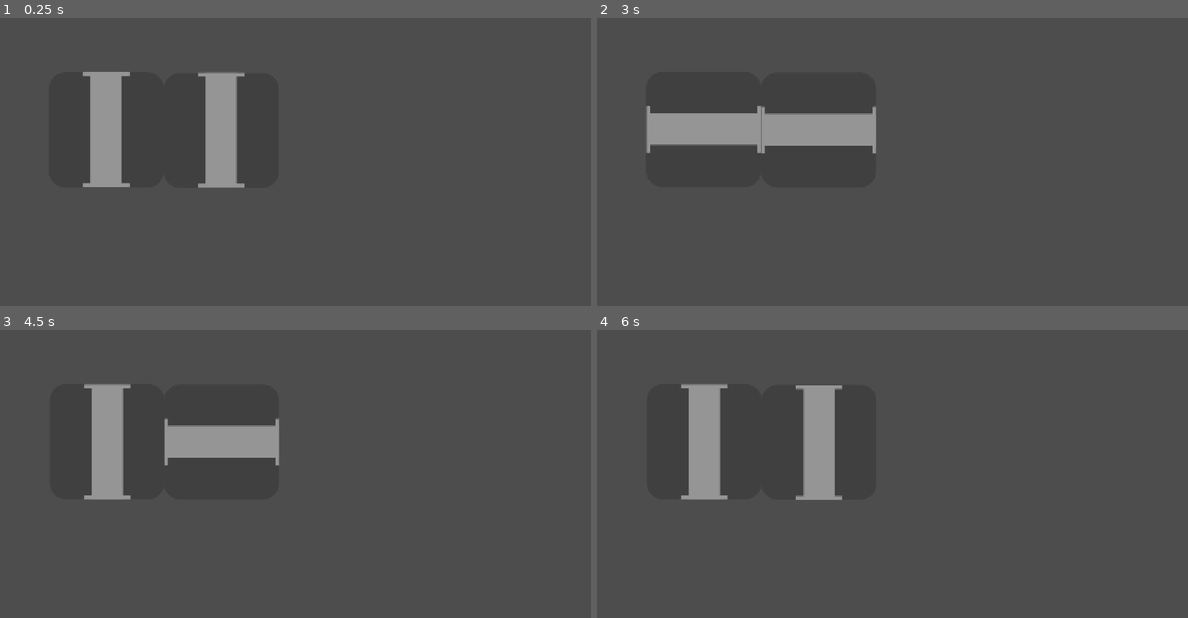
Above: before the commit, frames 1-4 (two rows, left to right).
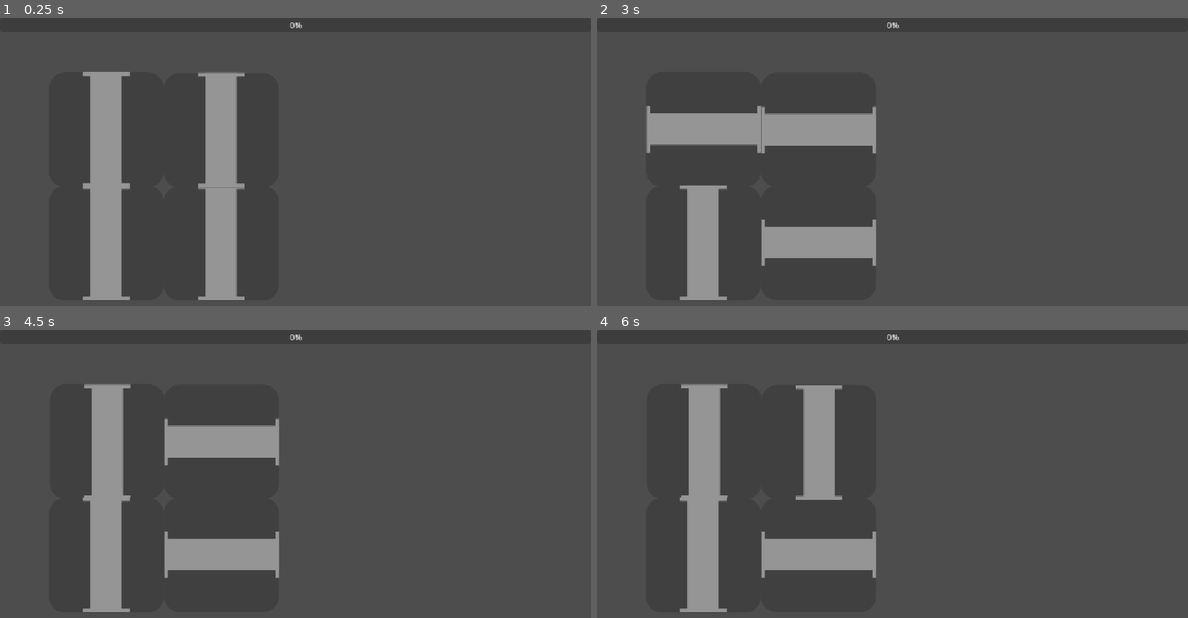
Above: after the commit, the same moments.

Repository: AmossLee274/67
Game: Godot game, scene res://trials.tscn
The game is run twice, just before and just after one commit, with the same random seed, the same clock (stepped at 60 frames per second) and the same inputs. This scene is started directly instead of the project's main scene.
Inputs (mouse positions are in pixels of both pictures, inside the frame that each line leads up to):
- Up to frame 1 (0.25 s): no input
- Up to frame 2 (3 s): tap Enter at 0.5, 2 s; move the mouse to (703, 130) at 0.52 s; click (703, 130) at 0.6 s; tap Space at 1.25, 2.75 s; move the mouse to (821, 130) at 1.27 s; click (821, 130) at 1.35 s; move the mouse to (951, 110) at 2.02 s; click (951, 110) at 2.1 s; move the mouse to (862, 251) at 2.77 s; click (862, 251) at 2.85 s
- Up to frame 3 (4.5 s): tap Enter at 3.5 s; move the mouse to (472, 546) at 3.52 s; click (472, 546) at 3.6 s; tap Space at 4.25 s; move the mouse to (118, 445) at 4.27 s; click (118, 445) at 4.35 s
- Up to frame 4 (6 s): move the mouse to (922, 497) at 5.02 s; click (922, 497) at 5.1 s; move the mouse to (803, 413) at 5.77 s; click (803, 413) at 5.85 s

The runs differ from the first frame. In frame 1, 4.3% of the frame differs, in the area x 14-52%, y 1-98%; in frame 2, 4.4%; in frame 3, 4.3%; in frame 4, 4.3%.

Commit message:
Just a bit of tidying up

Diff:
--- a/main.gd
+++ b/main.gd
@@ -1,37 +1,51 @@
 extends Node2D
 
-
+var points = false
 # Called when the node enters the scene tree for the first time.
 func _ready() -> void:
-	pass # Replace with function body.
+	pass
 
 
 # Called every frame. 'delta' is the elapsed time since the previous frame.
 func _process(delta: float) -> void:
+
+# Top pipe codes.
 	if $Straight.left and $Straight2.right == true:
-		print("connected")
+		print("Top horizontal")
 	if $Straight.right and $Straight2.left == true:
-		print("connected")
+		print("Top Horizonal")
 
-	if $Straight.up and $Straight2.down == true:
-		print("not connected")
-	if $Straight.down and $Straight2.up == true:
-		print("not connected")
+# Left two pipe codes.
+	if $Straight.down and $Straight3.up == true:
+		print("Left Vertical")
+	if $Straight.up and $Straight3.down == true:
+		print("Left Vertical")
 
-	if $Straight.left and $Straight2.up == true:
-		print("not connected")
-	if $Straight.left and $Straight2.down == true:
-		print("not connected")
-	if $Straight.right and $Straight2.up == true:
-		print("not connected")
-	if $Straight.right and $Straight2.down == true:
-		print("not connected")
+# Right two pipe codes.
+	if $Straight2.up and $Straight4.down == true:
+		print("Right Vertical")
+	if $Straight2.down and $Straight4.up == true:
+		print("Right Vertical")
 
-	if $Straight.up and $Straight2.left == true:
-		print("not connected")
-	if $Straight.up and $Straight2.right == true:
-		print("not connected")
-	if $Straight.down and $Straight2.left == true:
-		print("not connected")
-	if $Straight.down and $Straight2.right == true:
-		print("not connected")
+# Bottom two pipe codes.
+	if $Straight3.left and $Straight4.right == true:
+		print("Bottom Horizontal")
+	if $Straight3.right and $Straight4.left == true:
+		print("Bottom Horizontal")
+
+
+# All disconnected.
+	if $Straight.down and $Straight2.left and $Straight3.up and $Straight4.right == true:
+		print("All disconnected")
+	if $Straight.down and $Straight2.right and $Straight3.up and $Straight4.left == true:
+		print("All disconnected")
+	if $Straight.up and $Straight2.left and $Straight3.down and $Straight4.right == true:
+		print("All disconnected")
+	if $Straight.up and $Straight2.right and $Straight3.down and $Straight4.left == true:
+		print("All disconnected")
+	if $Straight.left and $Straight2.up and $Straight3.right and $Straight4.down == true:
+		print("All disconnected")
+	if $Straight.right and $Straight2.up and $Straight3.left and $Straight4.down == true:
+		print("All disconnected")
+	if $Straight.left and $Straight2.down and $Straight3.right and $Straight4.up == true:
+		print("All disconnected")
--- a/trials.tscn
+++ b/trials.tscn
@@ -11,5 +11,15 @@
 [node name="Straight" parent="." unique_id=976443151 instance=ExtResource("2_qahx8")]
 position = Vector2(208, 218)
 
+[node name="Straight3" parent="." unique_id=1351171932 instance=ExtResource("2_qahx8")]
+position = Vector2(208, 439)
+
+[node name="Straight4" parent="." unique_id=118703297 instance=ExtResource("2_qahx8")]
+position = Vector2(432, 439)
+
 [node name="Straight2" parent="." unique_id=1760220886 instance=ExtResource("2_qahx8")]
 position = Vector2(432, 219)
+
+[node name="ProgressBar" type="ProgressBar" parent="." unique_id=687720429]
+offset_right = 1152.0
+offset_bottom = 27.0
